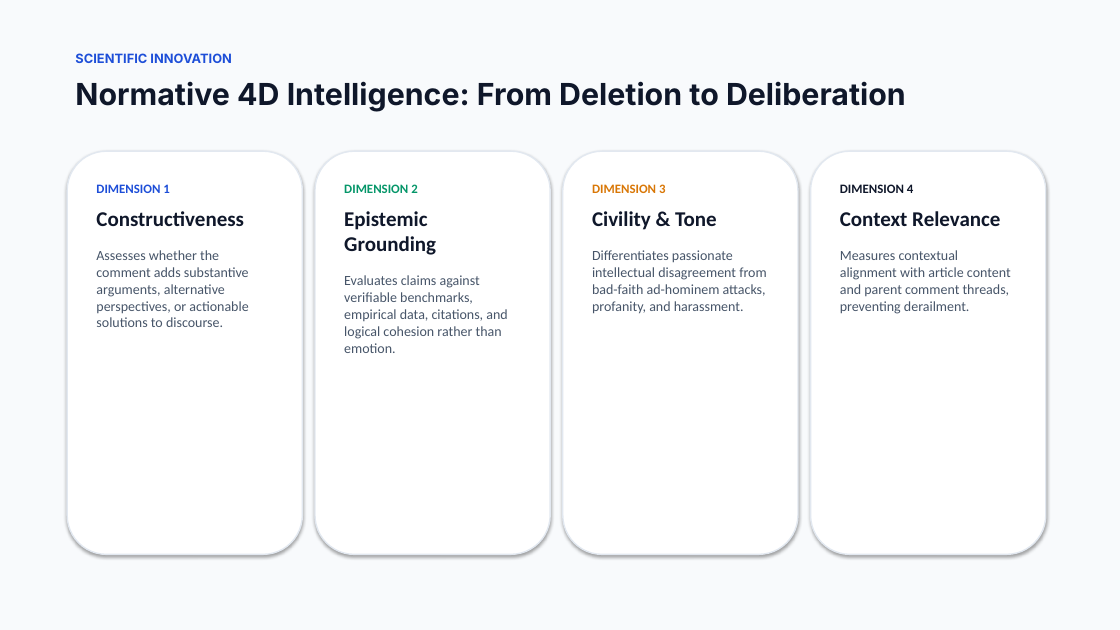
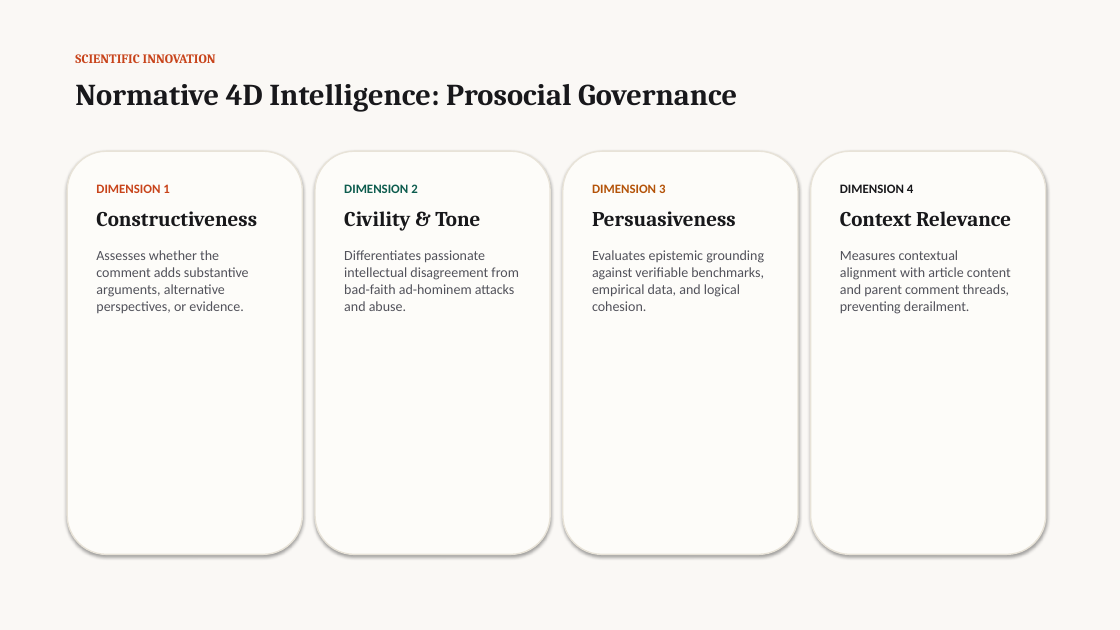
Before and after one commit to bhaskarpandey2708/beyond-likes, a slide deck: slide 4 of brand/Normative_Intelligence_Pitch_Deck.pptx. Drawn at 1120x630 pixels with LibreOffice and Linux fonts; fonts in the diff are those of the drawing. Boxes give left, top, right and bottom in pixels: in the first picture for what was removed or moved away, otherwise in the second. Text is boxed around its words. In the diff, an @@ line names an element or a change of style, - is before the commit and + after.

Commit message:
Refactor Pitch Deck and Docs Studio to Warm Terracotta and Linen Editorial design system

```diff
--- a/brand/Normative_Intelligence_Pitch_Deck.pptx
+++ b/brand/Normative_Intelligence_Pitch_Deck.pptx
@@ rectangle at [0,0,1120,630]: fill #F8FAFC to #FAF8F5 @@
@@ text "SCIENTIFIC INNOVATION" at [75,54,216,63]: font Inter to Cambria, text colour #1D4ED8 to #C8441B @@
@@ text at [75,84,737,112]: text changed; font Inter to Cambria; text colour #0F172A to #18181B @@
-Normative 4D Intelligence: From Deletion to Deliberation
+Normative 4D Intelligence: Prosocial Governance
@@ fill #FFFFFF to #FDFCF9; outline #E2E8F0 1.2 pt to #E8E3D8 1.2 pt in 4 elements at [315,151,550,555], [563,151,798,555], [811,151,1046,555], [67,151,302,555] @@
@@ text "DIMENSION 4" at [840,184,1011,314]: text colour #0F172A to #18181B in "DIMENSION 4", "Context Relevance"; font Calibri to Cambria in "Context Relevance"; text colour #475569 to #52525B in "Measures contextual alignment with article content and ..." @@
@@ text at [96,184,257,226]: text colour #1D4ED8 to #C8441B in "DIMENSION 1"; font Calibri to Cambria, text colour #0F172A to #18181B in "Constructiveness" @@
@@ text at [344,184,417,193]: text colour #059669 to #0D5C4E in "DIMENSION 2" @@
@@ text at [592,184,665,193]: text colour #D97706 to #B45309 in "DIMENSION 3" @@
@@ text at [344,211,518,311]: text changed; text colour #475569 to #52525B @@
-Epistemic Grounding
-Evaluates claims against verifiable benchmarks, empirical data, citations, and logical cohesion rather than emotion.
+Civility & Tone
+Differentiates passionate intellectual disagreement from bad-faith ad-hominem attacks and abuse.
@@ text at [592,211,764,311]: text changed; text colour #475569 to #52525B @@
-Civility & Tone
-Differentiates passionate intellectual disagreement from bad-faith ad-hominem attacks, profanity, and harassment.
+Persuasiveness
+Evaluates epistemic grounding against verifiable benchmarks, empirical data, and logical cohesion.
@@ text at [96,250,249,313]: text changed; text colour #475569 to #52525B @@
-Assesses whether the comment adds substantive arguments, alternative perspectives, or actionable solutions to discourse.
+Assesses whether the comment adds substantive arguments, alternative perspectives, or evidence.
```
Also in this commit, not shown: 11 other slides changed, 5 other files.
